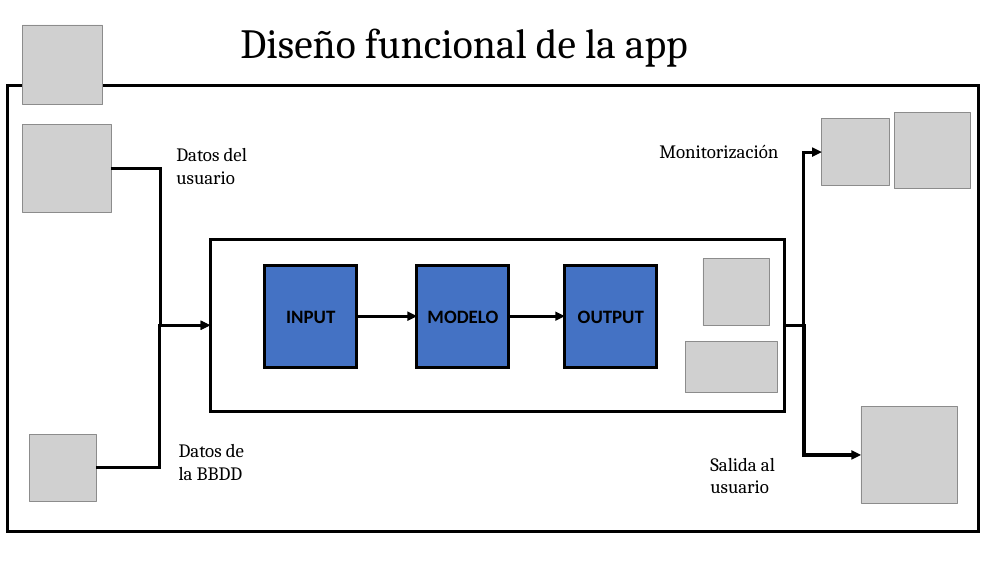
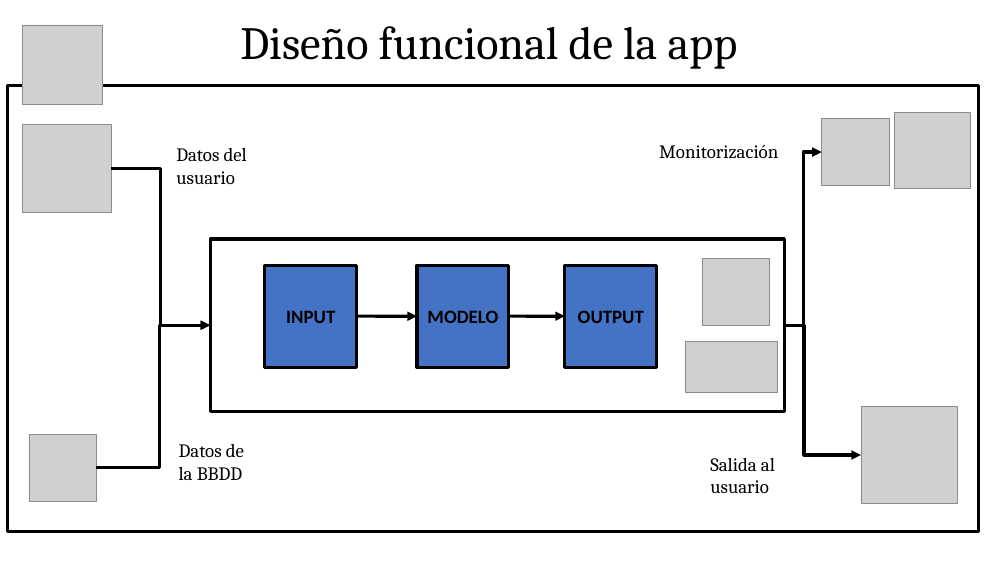
Before and after one commit to luciatomainodelacr/TFM, a slide deck: slide 2 of Documentacion/Diseño funcional y modelos.pptx. Drawn at 1008x567 pixels with LibreOffice and Linux fonts; fonts in the diff are those of the drawing; grey boxes stand for pictures. Boxes give left, top, right and bottom in pixels: in the first picture for what was removed or moved away, otherwise in the second. Text is boxed around its words. In the diff, an @@ line names an element or a change of style, - is before the commit and + after.

```diff
--- a/Documentacion/Diseño funcional y modelos.pptx
+++ b/Documentacion/Diseño funcional y modelos.pptx
@@ text "Diseño funcional de la app" at [240, 26, 738, 69]: size 39.6 to 44 pt @@
```
Also in this commit, not shown: 4 other slides changed, 4 slides added, 5 other files.
